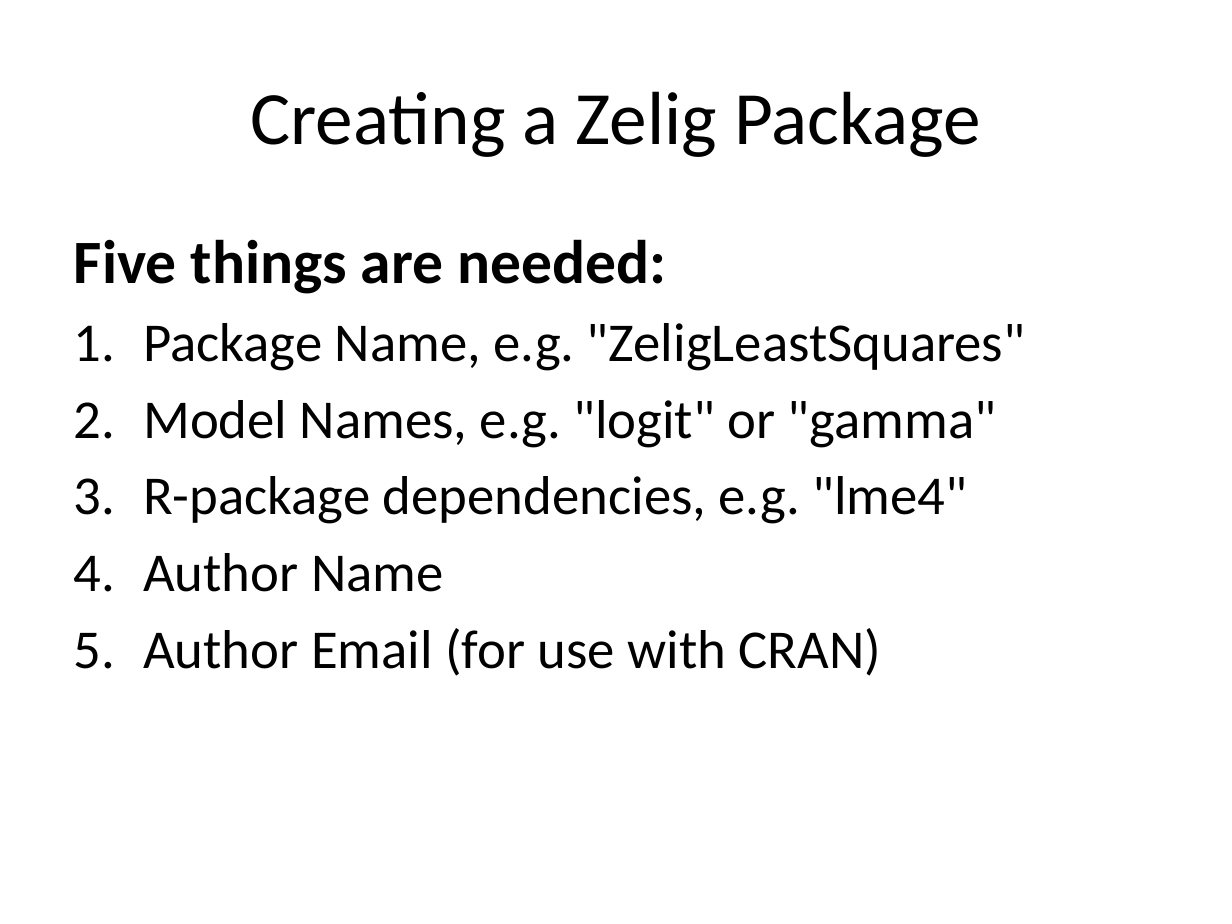
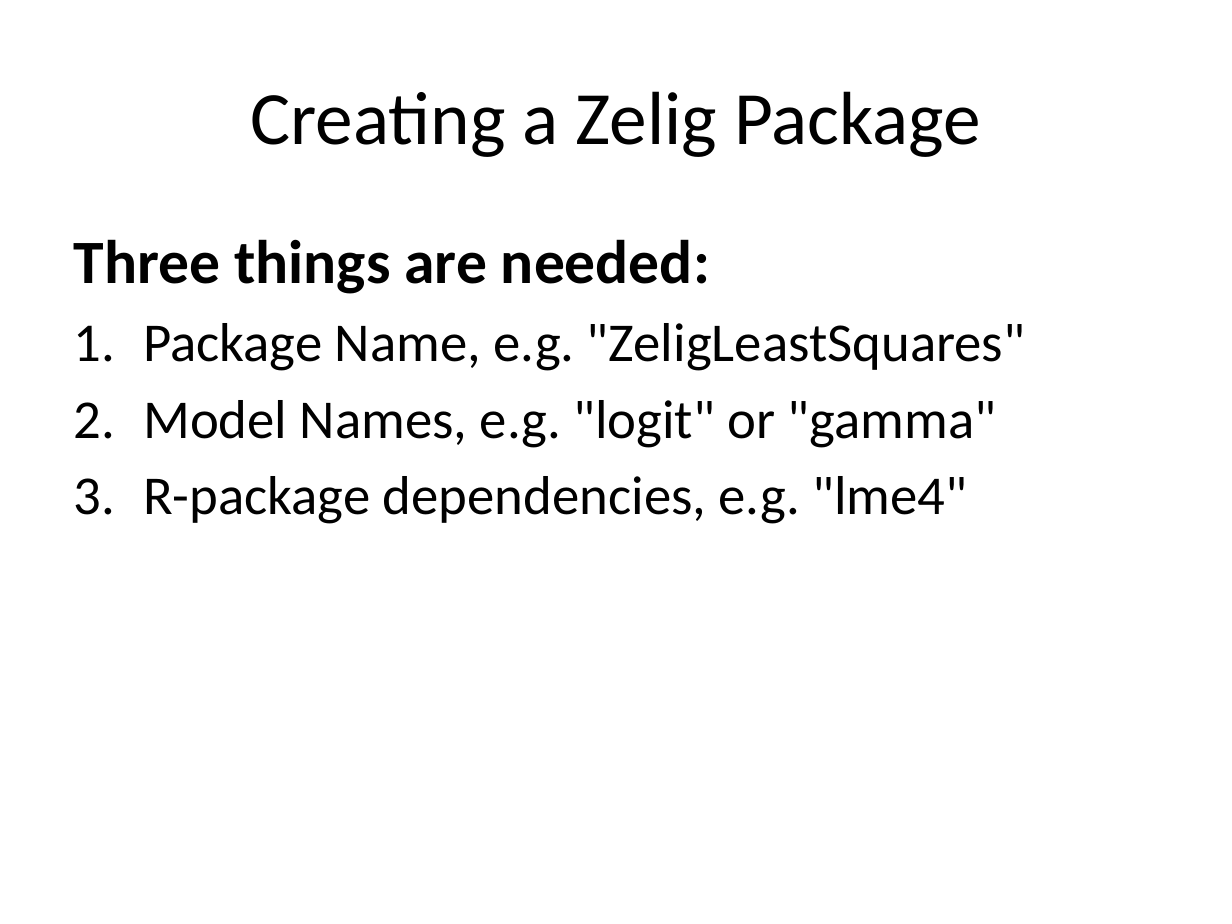
Before and after one commit to IQSS/Zelig4-Documentation, a slide deck: slide 24 of January-Class/Zelig_1_regressions.pptx (slide 22 before the commit). Drawn at 1232x924 pixels with LibreOffice and Linux fonts; fonts in the diff are those of the drawing. Boxes give left, top, right and bottom in pixels: in the first picture for what was removed or moved away, otherwise in the second. Text is boxed around its words. In the diff, an @@ line names an element or a change of style, - is before the commit and + after.

Commit message:
Adding "ZeligDemo" as a follow-along

```diff
--- a/January-Class/Zelig_1_regressions.pptx
+++ b/January-Class/Zelig_1_regressions.pptx
@@ text at [74, 239, 710, 294]: text changed @@
-Five things are needed:
+Three things are needed:
@@ text at [143, 553, 880, 676]: paragraphs removed @@
-4. Author Name
-5. Author Email (for use with CRAN)
```
Also in this commit, not shown: 1 other slide changed, 2 slides added, 17 other files.
